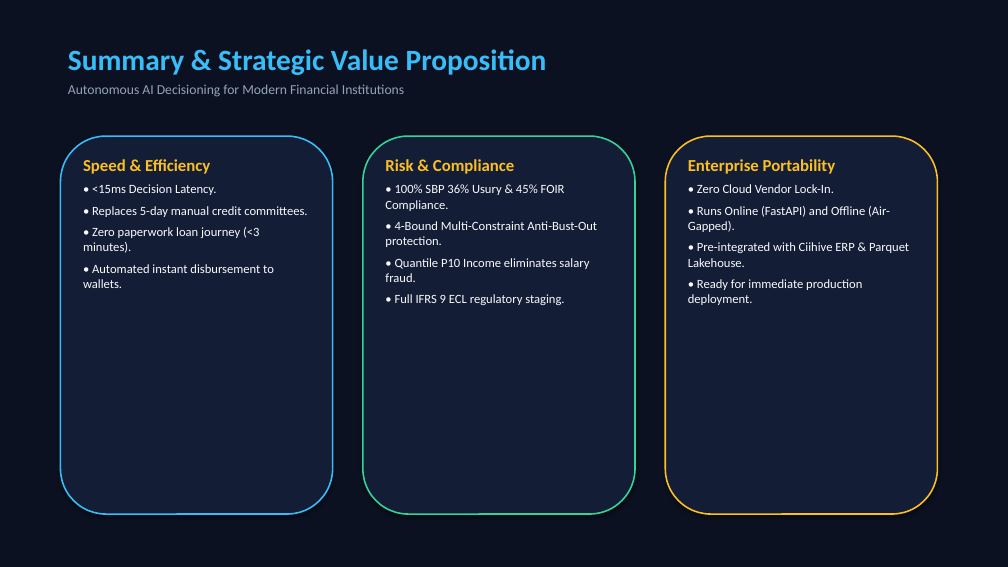
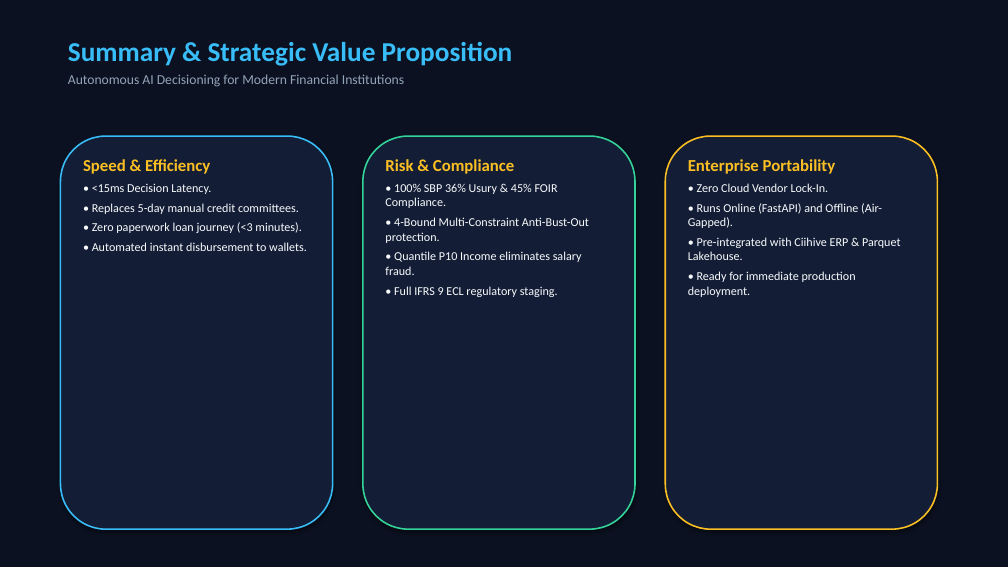
Before and after one commit to khayam1064/AI-CREDIT-SCORING, a slide deck: slide 14 of AI_Credit_Scoring_Conference_Master_Presentation.pptx (slide 12 before the commit). Drawn at 1008x567 pixels with LibreOffice and Linux fonts; fonts in the diff are those of the drawing. Boxes give left, top, right and bottom in pixels: in the first picture for what was removed or moved away, otherwise in the second. Text is boxed around its words. In the diff, an @@ line names an element or a change of style, - is before the commit and + after.

Commit message:
Enhance conference presentation with flow.png, ROC curve, grade distribution, IFRS 9, and SHAP charts

```diff
--- a/AI_Credit_Scoring_Conference_Master_Presentation.pptx
+++ b/AI_Credit_Scoring_Conference_Master_Presentation.pptx
@@ text "Summary & Strategic Value Proposition": place and size @@
-text "Summary & Strategic Value Proposition" at [68,49,547,97]
+text "Summary & Strategic Value Proposition" at [68,42,513,87]
@@ text at [68,42,513,66]: size 28 to 26 pt in "Summary & Strategic Value Proposition" @@
@@ rounded rectangle: place and size @@
-rounded rectangle at [60,136,333,514]
+rounded rectangle at [60,136,333,529]
@@ rounded rectangle: place and size @@
-rounded rectangle at [363,136,635,514]
+rounded rectangle at [363,136,635,529]
@@ rounded rectangle: place and size @@
-rounded rectangle at [665,136,938,514]
+rounded rectangle at [665,136,938,529]
@@ text at [92,183,307,251]: size 12 to 11.5 pt in "• <15ms Decision Latency.", "• Replaces 5-day manual credit committees.", "• Zero paperwork loan journey (<3 minutes).", "• Automated instant disbursement to wallets."; less space between paragraphs @@
@@ text at [385,183,589,297]: size 12 to 11.5 pt; less space between paragraphs @@
@@ text at [688,183,901,297]: size 12 to 11.5 pt in "• Zero Cloud Vendor Lock-In.", "• Runs Online (FastAPI) and Offline (Air-Gapped).", "• Pre-integrated with Ciihive ERP & Parquet ...", "• Ready for immediate production deployment."; less space between paragraphs @@
```
Also in this commit, not shown: 9 other slides changed, 4 slides added, 2 slides removed, 4 other files.
